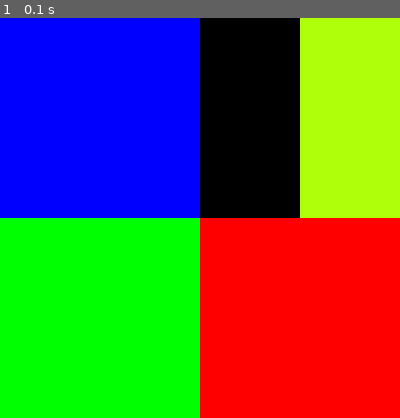
Above: before the commit, frame 1.
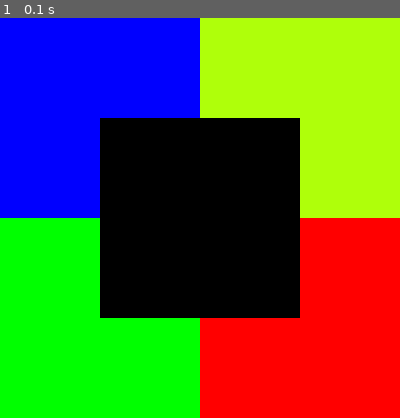
Above: after the commit, the same moment.

Repository: detonanteIvde777/intro_pygame
Game: pygame game, started from estructura_.py
The game is run twice, just before and just after one commit, with the same random seed, the same clock (stepped at 60 frames per second) and the same inputs.
Inputs:
- Up to frame 1 (0.1 s): no input

The runs differ from the first frame. In frame 1, 25% of the frame differs, in the area x 25-75%, y 0-75%.

Commit message:
Add files via upload

Diff:
--- a/estructura_.py
+++ b/estructura_.py
@@ -16,22 +16,27 @@
 rojo = ( 255, 0, 0)
 verde = (0, 255, 0)
 amarillo = (175, 255, 10)
+negro = (0,0,0)
 
 # creamos una superficie
 superficie_1 = pygame.Surface((200,200))
 superficie_2 = pygame.Surface((200,200))
 superficie_3 = pygame.Surface((200,200))
 superficie_4 = pygame.Surface((200,200))
+superficie_5 = pygame.Surface((200,200))
+
 # rellemos la superficie de color
 superficie_1.fill(azul)
 superficie_2.fill(rojo)
 superficie_3.fill(verde)
 superficie_4.fill(amarillo)
+superficie_5.fill(negro)
 # agregar o mover la superficie a la ventana
 ventana.blit(superficie_1, (0,0))
 ventana.blit(superficie_2, (200,200))
 ventana.blit(superficie_3, (0,200))
-ventana.blit(superficie_4, (300,0))
+ventana.blit(superficie_4, (200,0))
+ventana.blit(superficie_5, (100,100))
 # Actulizar visualizacion de la ventana
 pygame.display.flip()
 
